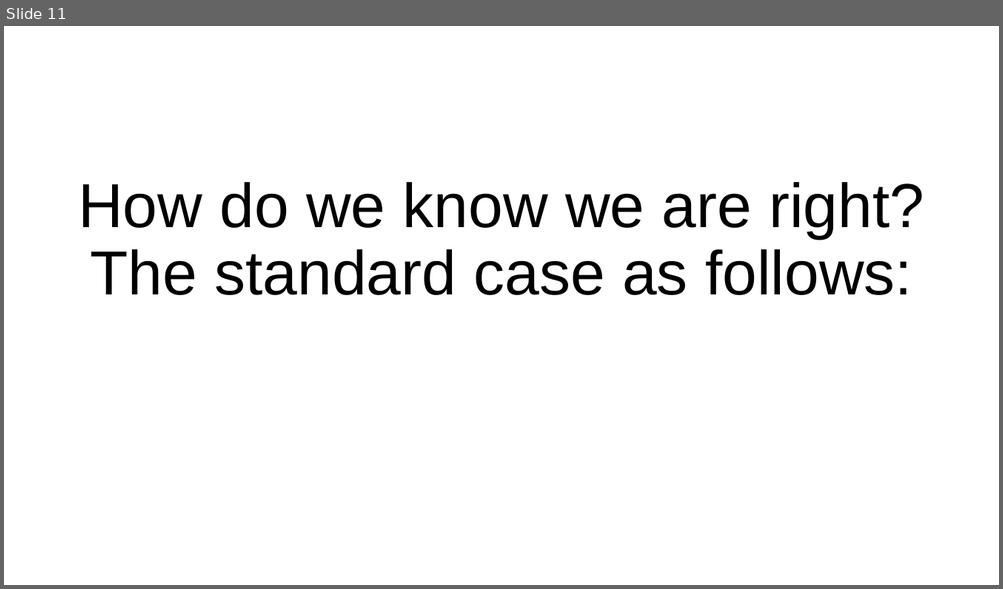
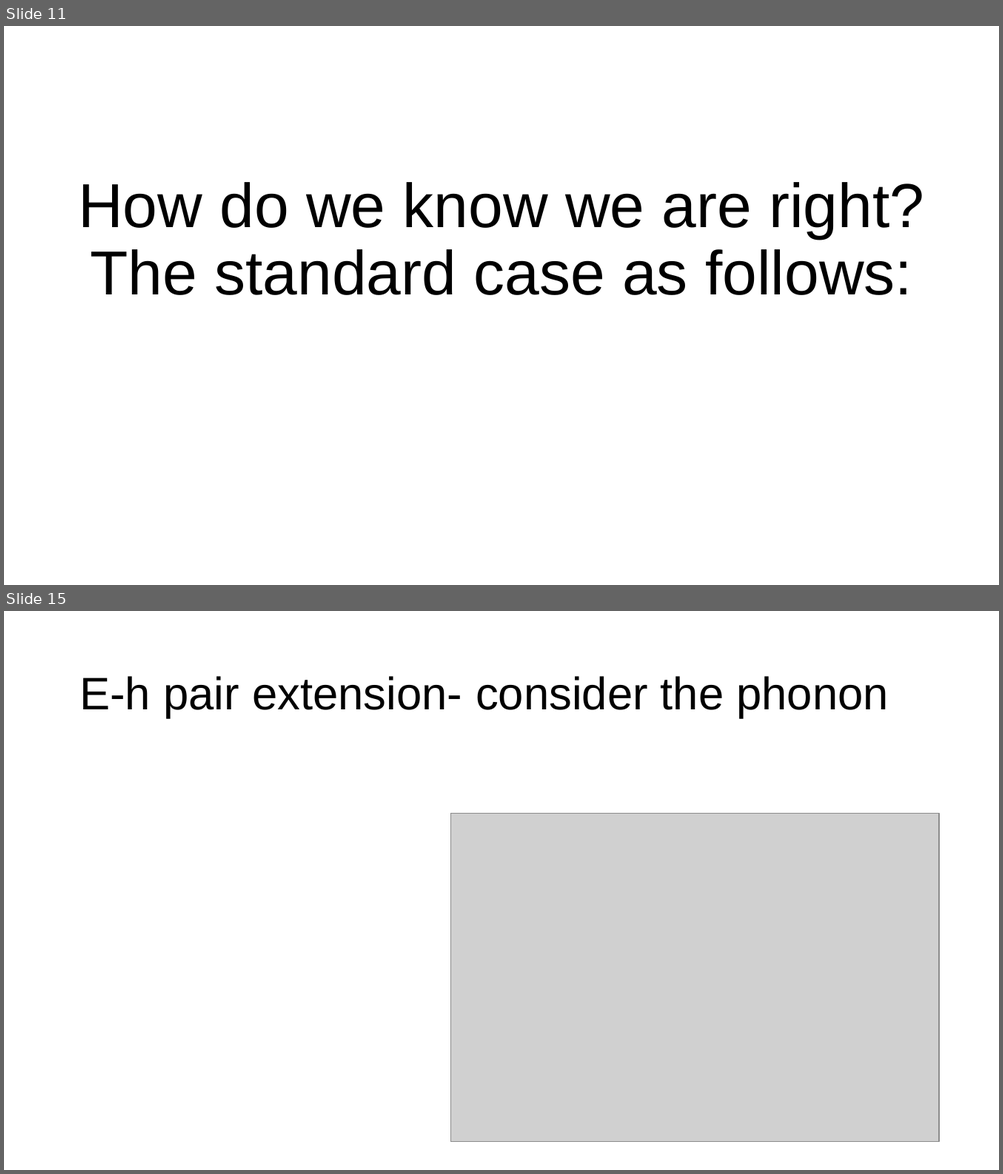
Before and after one commit to chihyeh/IoPAS_GeIA, a slide deck: Report/Signal_threshold_prediction.pptx. Shown one above the other, each under a label of ours: slide 11 before the commit, slides 11 and 15 after it; the slides between them are not shown. The pictures are 1003x589 and 1003x1174 pixels, drawn with LibreOffice and Linux fonts; fonts in the diff are those of the drawing; grey boxes stand for pictures. Boxes give left, top, right and bottom in pixels: in the first picture for what was removed or moved away, otherwise in the second. Text is boxed around its words. In the diff, an @@ line names an element or a change of style, - is before the commit and + after.

```diff
--- a/Report/Signal_threshold_prediction.pptx
+++ b/Report/Signal_threshold_prediction.pptx
@@ slide 15 added at (4,611,999,1170), background #FFFFFF @@
@@ title added at (79,676,888,718), 44 pt, text #000000 @@
+E-h pair extension- consider the phonon
@@ picture added at (451,813,939,1142) @@
```
Also in this commit, not shown: 3 slides changed, 10 other slides added, 1 slide removed, 9 other files.
